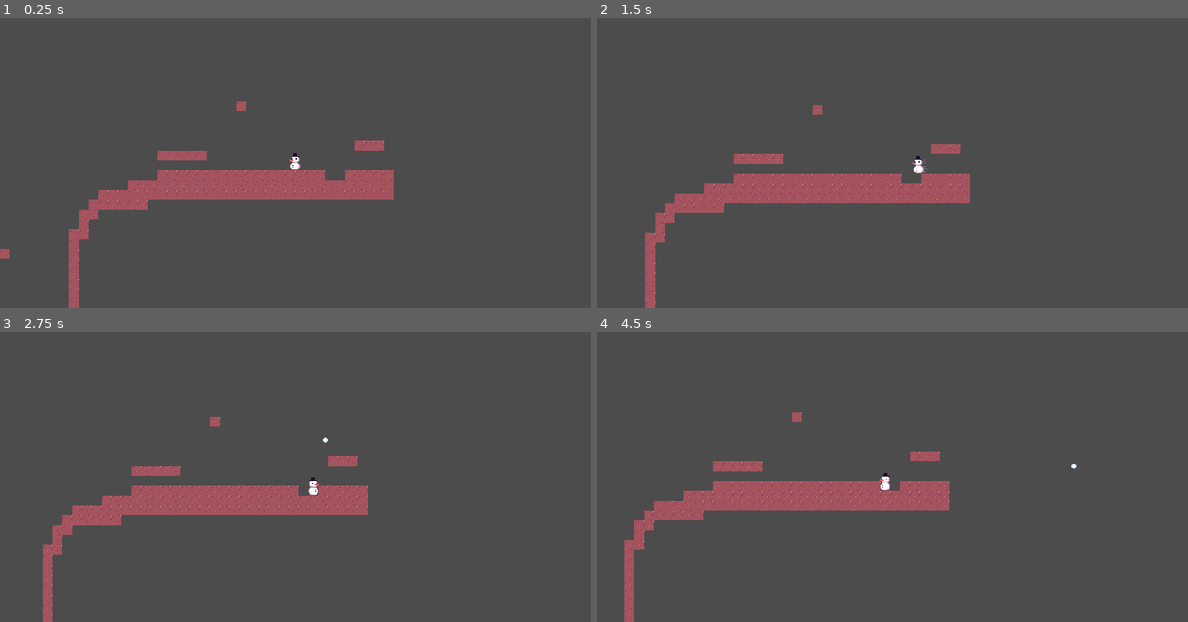
Above: before the commit, frames 1-4 (two rows, left to right).
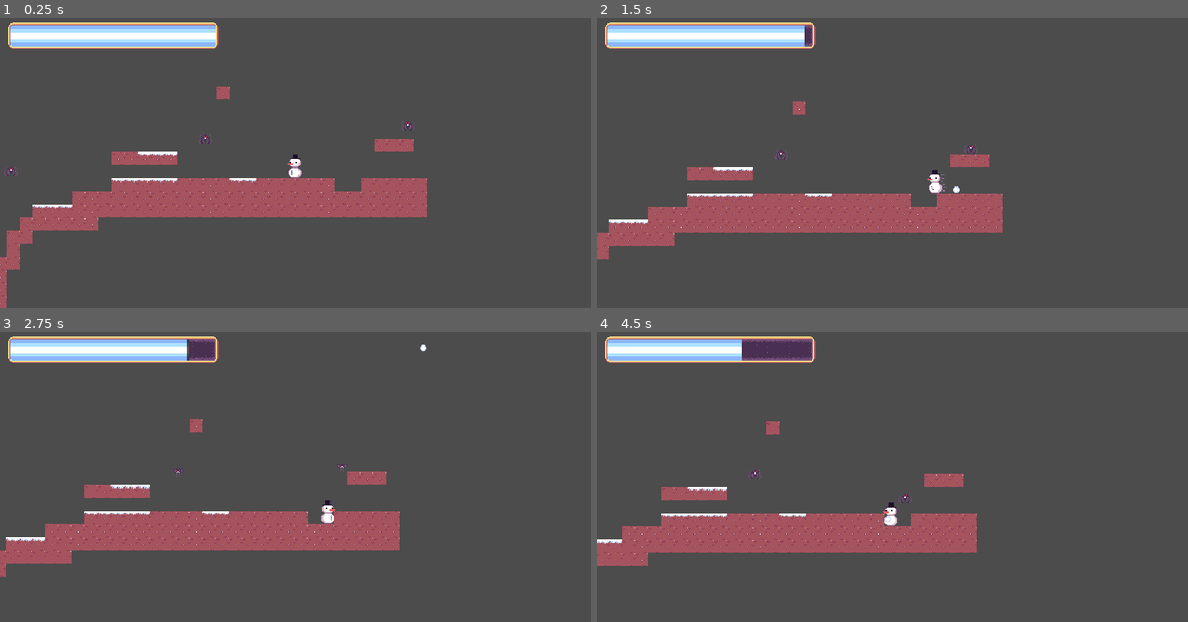
Above: after the commit, the same moments.

Repository: TheRubeThing/SnowmansRevenge
Game: Godot game, scene res://TestLevel.tscn
The game is run twice, just before and just after one commit, with the same random seed, the same clock (stepped at 60 frames per second) and the same inputs. Before the commit the project has no main scene; this scene is started directly in both runs.
Inputs (mouse positions are in pixels of both pictures, inside the frame that each line leads up to):
- Up to frame 1 (0.25 s): no input
- Up to frame 2 (1.5 s): move the mouse to (1022, 145) at 0.52 s; press the mouse at (1022, 145) at 0.53 s; hold D (Right) 0.53-1.28 s; tap Space (Jump) at 0.77 s; tap Shift (RollMod) at 0.8, 1.35 s; move the mouse to (774, 174) at 1.27 s; release the mouse at (774, 174) at 1.28 s; hold A (Left) from 1.28 s (still down)
- Up to frame 3 (2.75 s): tap Space (Jump) at 1.52 s; click (177, 488) at 1.55 s; move the mouse to (354, 410) at 2.02 s; release A (Left) at 2.03 s; press the mouse at (354, 410) at 2.03 s; hold D (Right) from 2.03 s (still down); tap Shift (RollMod) at 2.3 s
- Up to frame 4 (4.5 s): move the mouse to (862, 532) at 2.77 s; release the mouse at (862, 532) at 2.78 s; tap Shift (RollMod) at 2.85, 3.8, 4.35 s; tap Space (Jump) at 3.02, 3.77 s; click (862, 532) at 3.05 s; move the mouse to (1069, 517) at 3.52 s; release D (Right) at 3.53 s; press the mouse at (1069, 517) at 3.53 s; hold A (Left) from 3.53 s (still down); move the mouse to (715, 430) at 4.27 s; release the mouse at (715, 430) at 4.28 s

The runs differ from the first frame. In frame 1, 12% of the frame differs, in the area x 0-73%, y 1-100%; in frame 2, 15%; in frame 3, 16%; in frame 4, 17%, in the area x 0-82%, y 1-100%.

Commit message:
Big commit, Damage, Bats, Snow pickup

Diff:
--- a/Assets/Scenes/Attacks/Snowball.gd
+++ b/Assets/Scenes/Attacks/Snowball.gd
@@ -2,13 +2,15 @@
 class_name Snowball
 
 export(float) var gravity = 98
-export(float) var speed = 200
+export(float) var speed = 400
 
 onready var _velocity : Vector2 = Vector2.ZERO
 
 func _physics_process(delta):
 	_velocity.y += gravity * delta
 	move_and_slide(_velocity, Vector2.UP)
+	if is_on_wall() || is_on_ceiling():
+		_velocity = Vector2.ZERO
 	if _is_grounded():
 		queue_free()
 
--- a/Assets/Scenes/Attacks/Snowball.tscn
+++ b/Assets/Scenes/Attacks/Snowball.tscn
@@ -6,7 +6,10 @@
 [sub_resource type="RectangleShape2D" id=1]
 extents = Vector2( 4, 4 )
 
-[node name="Snowball" type="KinematicBody2D"]
+[node name="Snowball" type="KinematicBody2D" groups=[
+"PlayerProjectile",
+]]
+collision_layer = 4
 script = ExtResource( 2 )
 
 [node name="CollisionShape2D" type="CollisionShape2D" parent="."]
--- /dev/null
+++ b/Assets/Scenes/Characters/Bat.gd
@@ -0,0 +1,45 @@
+extends KinematicBody2D
+
+export(float) var move_speed : float = 30
+export(float) var damage : float = 10
+export(float) var max_health : float = 20
+
+var _start_position : Vector2 = Vector2.ZERO
+var _direction : Vector2 = Vector2.ZERO
+
+onready var _health = max_health
+
+func _ready():
+	_start_position = position
+
+func _physics_process(delta):
+	var direction = _get_direction()
+	if direction.length() > 10:
+		direction = direction.normalized()
+	else:
+		direction = Vector2.ZERO
+
+	move_and_slide(direction * move_speed, Vector2.UP)
+
+func _get_direction() -> Vector2:
+	for body in $PlayerDetectArea.get_overlapping_bodies():
+		if body.is_in_group("Player"):
+			return (body.position - position)
+	return (_start_position - position)
+
+func get_damage() -> float:
+	return damage
+
+
+func _on_HitBox_body_entered(body):
+	if body.is_in_group("PlayerProjectile"):
+		if $InvisiblityTimer.is_stopped():
+			$InvisiblityTimer.start()
+			$AnimationPlayer.play("Flash")
+			_health -= 10
+			if _health <= 0:
+				queue_free()
+
+
+func _on_InvisiblityTimer_timeout():
+	$AnimationPlayer.play("Idle")
--- /dev/null
+++ b/Assets/Scenes/Characters/Bat.tscn
@@ -0,0 +1,98 @@
+[gd_scene load_steps=11 format=2]
+
+[ext_resource path="res://Assets/Sprites/Enemies/Bat/BatFly3.png" type="Texture" id=1]
+[ext_resource path="res://Assets/Sprites/Enemies/Bat/BatFly2.png" type="Texture" id=2]
+[ext_resource path="res://Assets/Sprites/Enemies/Bat/BatFly1.png" type="Texture" id=3]
+[ext_resource path="res://Assets/Scenes/Characters/Bat.gd" type="Script" id=4]
+
+[sub_resource type="RectangleShape2D" id=1]
+extents = Vector2( 8, 5 )
+
+[sub_resource type="SpriteFrames" id=2]
+animations = [ {
+"frames": [ ExtResource( 3 ), ExtResource( 2 ), ExtResource( 1 ) ],
+"loop": true,
+"name": "Fly",
+"speed": 5.0
+} ]
+
+[sub_resource type="CircleShape2D" id=3]
+radius = 100.0
+
+[sub_resource type="RectangleShape2D" id=4]
+extents = Vector2( 8, 5 )
+
+[sub_resource type="Animation" id=5]
+resource_name = "Flash"
+length = 0.4
+loop = true
+tracks/0/type = "value"
+tracks/0/path = NodePath("AnimatedSprite:visible")
+tracks/0/interp = 1
+tracks/0/loop_wrap = true
+tracks/0/imported = false
+tracks/0/enabled = true
+tracks/0/keys = {
+"times": PoolRealArray( 0, 0.2, 0.4 ),
+"transitions": PoolRealArray( 1, 1, 1 ),
+"update": 1,
+"values": [ true, false, true ]
+}
+
+[sub_resource type="Animation" id=6]
+resource_name = "Idle"
+tracks/0/type = "value"
+tracks/0/path = NodePath("AnimatedSprite:visible")
+tracks/0/interp = 1
+tracks/0/loop_wrap = true
+tracks/0/imported = false
+tracks/0/enabled = true
+tracks/0/keys = {
+"times": PoolRealArray( 0 ),
+"transitions": PoolRealArray( 1 ),
+"update": 1,
+"values": [ true ]
+}
+
+[node name="Bat" type="KinematicBody2D"]
+collision_layer = 2147483648
+script = ExtResource( 4 )
+
+[node name="CollisionShape2D" type="CollisionShape2D" parent="."]
+position = Vector2( 0, -2.5 )
+shape = SubResource( 1 )
+
+[node name="AnimatedSprite" type="AnimatedSprite" parent="."]
+frames = SubResource( 2 )
+animation = "Fly"
+frame = 1
+speed_scale = 2.0
+playing = true
+
+[node name="PlayerDetectArea" type="Area2D" parent="."]
+collision_layer = 2147483648
+collision_mask = 2
+
+[node name="CollisionShape2D" type="CollisionShape2D" parent="PlayerDetectArea"]
+position = Vector2( 0, -2.5 )
+shape = SubResource( 3 )
+
+[node name="HitBox" type="Area2D" parent="."]
+collision_layer = 0
+collision_mask = 2147483652
+
+[node name="CollisionShape2D" type="CollisionShape2D" parent="HitBox"]
+position = Vector2( 0, -2.5 )
+shape = SubResource( 4 )
+
+[node name="InvisiblityTimer" type="Timer" parent="."]
+wait_time = 0.5
+one_shot = true
+
+[node name="AnimationPlayer" type="AnimationPlayer" parent="."]
+playback_speed = 2.0
+anims/Flash = SubResource( 5 )
+anims/Idle = SubResource( 6 )
+[connection signal="body_entered" from="PlayerDetectArea" to="." method="_on_PlayerDetectArea_body_entered"]
+[connection signal="body_entered" from="HitBox" to="." method="_on_HitBox_body_entered"]
+[connection signal="timeout" from="InvisiblityTimer" to="." method="_on_InvisiblityTimer_timeout"]
--- a/Assets/Scenes/Characters/FirePosition.gd
+++ b/Assets/Scenes/Characters/FirePosition.gd
@@ -1,6 +1,8 @@
 extends Position2D
 
 var snowball : PackedScene = preload("res://Assets/Scenes/Attacks/Snowball.tscn")
+
+signal fired()
 
 func _input(event):
 	if event.is_action_pressed("Fire"):
@@ -9,3 +11,4 @@
 		get_parent().get_parent().get_parent().add_child(projectile)
 		projectile.position = to_global(position)
 		projectile.set_direction(get_global_mouse_position() - to_global(position))
+		emit_signal("fired")
--- a/Assets/Scenes/Characters/Player.tscn
+++ b/Assets/Scenes/Characters/Player.tscn
@@ -44,7 +44,48 @@
 "speed": 5.0
 } ]
 
-[node name="Player" type="KinematicBody2D"]
+[sub_resource type="RectangleShape2D" id=3]
+extents = Vector2( 8, 14 )
+
+[sub_resource type="Animation" id=4]
+resource_name = "Flash"
+length = 0.4
+loop = true
+tracks/0/type = "value"
+tracks/0/path = NodePath("AnimatedSprite:visible")
+tracks/0/interp = 1
+tracks/0/loop_wrap = true
+tracks/0/imported = false
+tracks/0/enabled = true
+tracks/0/keys = {
+"times": PoolRealArray( 0, 0.2, 0.4 ),
+"transitions": PoolRealArray( 1, 1, 1 ),
+"update": 1,
+"values": [ true, false, true ]
+}
+
+[sub_resource type="Animation" id=5]
+resource_name = "Idle"
+tracks/0/type = "value"
+tracks/0/path = NodePath("AnimatedSprite:visible")
+tracks/0/interp = 1
+tracks/0/loop_wrap = true
+tracks/0/imported = false
+tracks/0/enabled = true
+tracks/0/keys = {
+"times": PoolRealArray( 0 ),
+"transitions": PoolRealArray( 1 ),
+"update": 1,
+"values": [ true ]
+}
+
+[sub_resource type="RectangleShape2D" id=6]
+extents = Vector2( 8, 2 )
+
+[node name="Player" type="KinematicBody2D" groups=[
+"Player",
+]]
+collision_layer = 2
 script = ExtResource( 2 )
 
 [node name="MovementCollisionShape" type="CollisionShape2D" parent="."]
@@ -54,10 +95,37 @@
 [node name="AnimatedSprite" type="AnimatedSprite" parent="."]
 frames = SubResource( 2 )
 animation = "Idle"
-frame = 2
+frame = 1
 speed_scale = 2.0
 playing = true
 
 [node name="FirePosition" type="Position2D" parent="AnimatedSprite"]
-position = Vector2( -11.4082, 3.1037 )
+position = Vector2( -0.25166, 3.27147 )
 script = ExtResource( 17 )
+
+[node name="PlayerHitbox" type="Area2D" parent="."]
+collision_layer = 0
+collision_mask = 2147483656
+
+[node name="HitboxShape" type="CollisionShape2D" parent="PlayerHitbox"]
+position = Vector2( 0, 2 )
+shape = SubResource( 3 )
+
+[node name="AnimationPlayer" type="AnimationPlayer" parent="."]
+playback_speed = 2.0
+anims/Flash = SubResource( 4 )
+anims/Idle = SubResource( 5 )
+
+[node name="InvisiblityTimer" type="Timer" parent="."]
+one_shot = true
+
+[node name="SnowDetector" type="Area2D" parent="."]
+collision_layer = 0
+collision_mask = 32
+
+[node name="CollisionShape2D" type="CollisionShape2D" parent="SnowDetector"]
+position = Vector2( 0, 16 )
+shape = SubResource( 6 )
+[connection signal="fired" from="AnimatedSprite/FirePosition" to="." method="_on_FirePosition_fired"]
+[connection signal="body_entered" from="PlayerHitbox" to="." method="_on_PlayerHitbox_body_entered"]
+[connection signal="timeout" from="InvisiblityTimer" to="." method="_on_InvisiblityTimer_timeout"]
--- a/Assets/Scenes/Characters/PlayerController.gd
+++ b/Assets/Scenes/Characters/PlayerController.gd
@@ -10,25 +10,27 @@
 export(float) var air_ease : float = 0.6
 export(float) var ground_stop_threshold : float = 2
 export(float) var drop_jump_time : float = 0.1
+export(float) var max_health : float = 100.0
+export(float) var snow_ball_cost : float = 5
 
 onready var _velocity := Vector2.ZERO
 onready var _gravity : float = 0
 onready var _jump_speed : float = 0
 onready var _just_grounded : bool = false
 onready var _drop_jump_timer : float = 0
+onready var _health = max_health
+
+signal update_health(health, amount)
+signal set_max_health(max_health)
+
+func _ready():
+	emit_signal("set_max_health", max_health)
+	emit_signal("update_health", _health, 0)
 
 func _process(delta):
 	_calculate_jump_parameters()
 
 	_drop_jump_timer += delta
-
-	# Collider shape mod
-	if Input.is_action_pressed("RollMod"):
-		$MovementCollisionShape.shape.extents.y = $MovementCollisionShape.shape.extents.x - 1
-		$MovementCollisionShape.position.y = $MovementCollisionShape.shape.extents.x
-	else:
-		$MovementCollisionShape.shape.extents.y = 2 * $MovementCollisionShape.shape.extents.x - 2
-		$MovementCollisionShape.position.y = 2
 
 	# Animations
 	if _is_grounded():
@@ -53,6 +55,17 @@
 			$AnimatedSprite.frame = 0
 
 func _physics_process(delta):
+	# Collider shape mod
+	if Input.is_action_pressed("RollMod"):
+		detect_snow()
+		$MovementCollisionShape.shape.extents.y = $MovementCollisionShape.shape.extents.x - 1
+		$MovementCollisionShape.position.y = $MovementCollisionShape.shape.extents.x
+	else:
+		$MovementCollisionShape.shape.extents.y = 2 * $MovementCollisionShape.shape.extents.x - 2
+		$MovementCollisionShape.position.y = 2
+
+	$PlayerHitbox/HitboxShape.shape.extents = $MovementCollisionShape.shape.extents
+	$PlayerHitbox/HitboxShape.position.y = $MovementCollisionShape.position.y
 	# Get player movement input
 	if Input.is_action_pressed("Left"):
 		if Input.is_action_pressed("RollMod") && _is_grounded():
@@ -100,6 +113,15 @@
 	# Execute movement
 	move_and_slide(_velocity, Vector2.UP)
 
+func detect_snow():
+	for body in $SnowDetector.get_overlapping_bodies():
+		var cell = body.world_to_map(position)
+		cell.y += 1
+		body.set_cell(cell.x, cell.y, -1)
+		_health += 0.1
+		emit_signal("update_health", _health, 0)
+		print("Snow!")
+
 func set_sprite_direction(direction : int) -> void:
 	$AnimatedSprite.scale.x = -1 * direction
 
@@ -115,3 +137,25 @@
 	if _velocity.x != 0:
 		direction = _velocity.x / abs(_velocity.x)
 	return test_move(transform, Vector2(direction,0))
+
+func damage(damage):
+	if $InvisiblityTimer.is_stopped():
+		$InvisiblityTimer.start()
+		$AnimationPlayer.play("Flash")
+		_health -= damage
+		emit_signal("update_health", _health, 0)
+
+
+func _on_PlayerHitbox_body_entered(body):
+	damage(body.get_damage())
+
+
+func _on_FirePosition_fired():
+	_health -= snow_ball_cost
+	emit_signal("update_health", _health, 0)
+
+
+func _on_InvisiblityTimer_timeout():
+	$AnimationPlayer.play("Idle")
+	for body in $PlayerHitbox.get_overlapping_bodies():
+		damage(body.get_damage())
--- /dev/null
+++ b/Assets/Scenes/GUI/HealthBar.gd
@@ -0,0 +1,14 @@
+extends Control
+
+onready var over_health_bar = $HealthBar
+onready var under_health_bar = $HealthBarDanger
+onready var update_tween = $Tween
+
+func _on_set_max_health(max_health):
+	over_health_bar.max_value = max_health
+	under_health_bar.max_value = max_health
+
+func _on_update_health(health, amount):
+	over_health_bar.value = health
+	update_tween.interpolate_property(under_health_bar, "value", under_health_bar.value, health, 0.4, Tween.TRANS_SINE, Tween.EASE_IN_OUT, 0.4)
+	update_tween.start()
--- /dev/null
+++ b/Assets/Scenes/GUI/HealthBar.tscn
@@ -0,0 +1,37 @@
+[gd_scene load_steps=5 format=2]
+
+[ext_resource path="res://Assets/Sprites/GUI/HealthBar/HealthBarOver.png" type="Texture" id=1]
+[ext_resource path="res://Assets/Sprites/GUI/HealthBar/HealthBarProgress.png" type="Texture" id=2]
+[ext_resource path="res://Assets/Sprites/GUI/HealthBar/HealthBarUnder.png" type="Texture" id=3]
+[ext_resource path="res://Assets/Scenes/GUI/HealthBar.gd" type="Script" id=4]
+
+[node name="HealthBar" type="Control"]
+anchor_right = 1.0
+anchor_bottom = 1.0
+script = ExtResource( 4 )
+__meta__ = {
+"_edit_use_anchors_": false
+}
+
+[node name="HealthBarDanger" type="TextureProgress" parent="."]
+margin_right = 256.0
+margin_bottom = 40.0
+value = 20.0
+texture_under = ExtResource( 3 )
+texture_progress = ExtResource( 2 )
+tint_progress = Color( 0.407843, 0.301961, 0.301961, 1 )
+__meta__ = {
+"_edit_use_anchors_": false
+}
+
+[node name="HealthBar" type="TextureProgress" parent="."]
+margin_right = 40.0
+margin_bottom = 40.0
+value = 10.0
+texture_over = ExtResource( 1 )
+texture_progress = ExtResource( 2 )
+__meta__ = {
+"_edit_use_anchors_": false
+}
+
+[node name="Tween" type="Tween" parent="."]
--- /dev/null
+++ b/PlayerCamera.gd
@@ -0,0 +1,14 @@
+extends Camera2D
+
+export(float) var smoothing = 0.05
+export(Vector2) var target_offset = Vector2.ZERO
+
+var _old_player_pos = Vector2.ZERO
+
+func _physics_process(delta):
+	var player_velocity = (get_node("../Player").position - _old_player_pos) / delta
+	var direction = get_node("../Player").position - position
+	direction += target_offset * (1.0 - abs(player_velocity.y) / 200.0)
+	var factor = direction.length() * smoothing
+	position += direction * factor * delta
+	_old_player_pos = get_node("../Player").position
--- a/TestLevel.tscn
+++ b/TestLevel.tscn
@@ -1,7 +1,11 @@
-[gd_scene load_steps=5 format=2]
+[gd_scene load_steps=11 format=2]
 
 [ext_resource path="res://Assets/Scenes/Characters/Player.tscn" type="PackedScene" id=1]
 [ext_resource path="res://Assets/Sprites/Tilemaps/TestTilemap.png" type="Texture" id=2]
+[ext_resource path="res://Assets/Scenes/Characters/Bat.tscn" type="PackedScene" id=3]
+[ext_resource path="res://PlayerCamera.gd" type="Script" id=4]
+[ext_resource path="res://Assets/Scenes/GUI/HealthBar.tscn" type="PackedScene" id=5]
+[ext_resource path="res://Assets/Sprites/Tilemaps/SnowPickup.png" type="Texture" id=6]
 
 [sub_resource type="ConvexPolygonShape2D" id=1]
 points = PoolVector2Array( 16, 16, 0, 16, 0, 0, 16, 0 )
@@ -29,17 +33,78 @@
 } ]
 0/z_index = 0
 
+[sub_resource type="ConvexPolygonShape2D" id=3]
+points = PoolVector2Array( 16, 16, 0, 16, 0, 0, 16, 0 )
+
+[sub_resource type="TileSet" id=4]
+0/name = "SnowPickup.png 0"
+0/texture = ExtResource( 6 )
+0/tex_offset = Vector2( 0, 0 )
+0/modulate = Color( 1, 1, 1, 1 )
+0/region = Rect2( 0, 0, 16, 16 )
+0/tile_mode = 0
+0/occluder_offset = Vector2( 0, 0 )
+0/navigation_offset = Vector2( 0, 0 )
+0/shape_offset = Vector2( 0, 0 )
+0/shape_transform = Transform2D( 1, 0, 0, 1, 0, 0 )
+0/shape = SubResource( 3 )
+0/shape_one_way = false
+0/shape_one_way_margin = 1.0
+0/shapes = [ {
+"autotile_coord": Vector2( 0, 0 ),
+"one_way": false,
+"one_way_margin": 1.0,
+"shape": SubResource( 3 ),
+"shape_transform": Transform2D( 1, 0, 0, 1, 0, 0 )
+} ]
+0/z_index = 0
+
 [node name="TestLevel" type="Node2D"]
 
+[node name="Camera2D" type="Camera2D" parent="."]
+z_index = 1
+current = true
+smoothing_speed = 1.0
+script = ExtResource( 4 )
+smoothing = 0.01
+target_offset = Vector2( 0, -50 )
+
+[node name="HealthBar" parent="Camera2D" instance=ExtResource( 5 )]
+margin_left = -350.243
+margin_top = -168.33
+margin_right = -350.243
+margin_bottom = -168.33
+
 [node name="Player" parent="." instance=ExtResource( 1 )]
+collision_mask = 17
 
-[node name="Camera2D" type="Camera2D" parent="Player"]
-current = true
-smoothing_enabled = true
-smoothing_speed = 1.0
-
-[node name="TileMap" type="TileMap" parent="."]
+[node name="ground" type="TileMap" parent="."]
 tile_set = SubResource( 2 )
 cell_size = Vector2( 16, 16 )
 format = 1
 tile_data = PoolIntArray( -327686, 0, 0, -131066, 0, 0, -131065, 0, 0, -131064, 0, 0, -43, 0, 0, -42, 0, 0, -41, 0, 0,  …(2083 unchanged characters)…
+
+[node name="Bat" parent="." instance=ExtResource( 3 )]
+position = Vector2( -109.822, -28.6747 )
+
+[node name="Bat2" parent="." instance=ExtResource( 3 )]
+position = Vector2( 136.87, -44.96 )
+
+[node name="Bat3" parent="." instance=ExtResource( 3 )]
+position = Vector2( -346.561, 10.229 )
+
+[node name="Bat4" parent="." instance=ExtResource( 3 )]
+position = Vector2( -554.048, 61.1958 )
+
+[node name="Bat5" parent="." instance=ExtResource( 3 )]
+position = Vector2( -460.86, 263.555 )
+
+[node name="Snow" type="TileMap" parent="."]
+tile_set = SubResource( 4 )
+cell_size = Vector2( 16, 16 )
+collision_layer = 32
+collision_mask = 0
+format = 1
+tile_data = PoolIntArray( -12, 0, 0, -11, 0, 0, -10, 0, 0, 131058, 0, 0, 131059, 0, 0, 131060, 0, 0, 131061, 0, 0, 131062, 0, 0, 131067, 0, 0, 131068, 0, 0, 262124, 0, 0, 262125, 0, 0, 262126, 0, 0, 655328, 0, 0, 655329, 0, 0, 655330, 0, 0 )
+[connection signal="set_max_health" from="Player" to="Camera2D/HealthBar" method="_on_set_max_health"]
+[connection signal="update_health" from="Player" to="Camera2D/HealthBar" method="_on_update_health"]
--- a/project.godot
+++ b/project.godot
@@ -21,14 +21,15 @@
 [application]
 
 config/name="SnowmansRevenge"
+run/main_scene="res://TestLevel.tscn"
 config/icon="res://icon.png"
 
 [display]
 
-window/size/width=960
-window/size/height=480
+window/size/width=720
+window/size/height=360
 window/size/test_width=1920
-window/size/test_height=960
+window/size/test_height=1080
 window/stretch/mode="2d"
 window/stretch/aspect="keep"
 
@@ -70,6 +71,15 @@
  ]
 }
 
+[layer_names]
+
+2d_physics/layer_1="Ground"
+2d_physics/layer_2="Player"
+2d_physics/layer_3="PlayerProjectile"
+2d_physics/layer_4="Enemies"
+2d_physics/layer_5="PlayerDetector"
+2d_physics/layer_6="Snow"
+
 [rendering]
 
 environment/default_environment="res://default_env.tres"
Not shown: 1 places in Assets/Scenes/Characters/Player.tscn that only renumber resources
Binary file added: Assets/Sprites/Enemies/Bat/Bat.aseprite
Binary file added: Assets/Sprites/Enemies/Bat/BatFly1.png
Not shown, added: Assets/Sprites/Enemies/Bat/BatFly1.png.import
Binary file added: Assets/Sprites/Enemies/Bat/BatFly2.png
Not shown, added: Assets/Sprites/Enemies/Bat/BatFly2.png.import
Binary file added: Assets/Sprites/Enemies/Bat/BatFly3.png
Not shown, added: Assets/Sprites/Enemies/Bat/BatFly3.png.import
Binary file added: Assets/Sprites/GUI/HealthBar/HealthBar.aseprite
Binary file added: Assets/Sprites/GUI/HealthBar/HealthBarOver.png
Not shown, added: Assets/Sprites/GUI/HealthBar/HealthBarOver.png.import
Binary file added: Assets/Sprites/GUI/HealthBar/HealthBarProgress.png
(and 6 more such lines)
